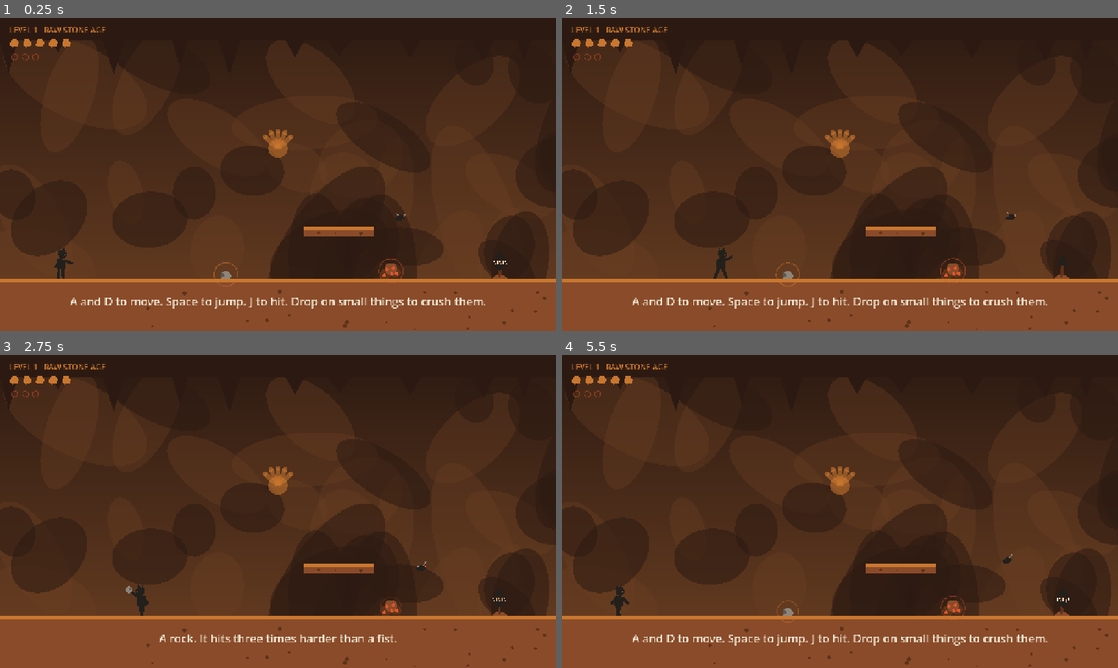
Above: before the commit, frames 1-4 (two rows, left to right).
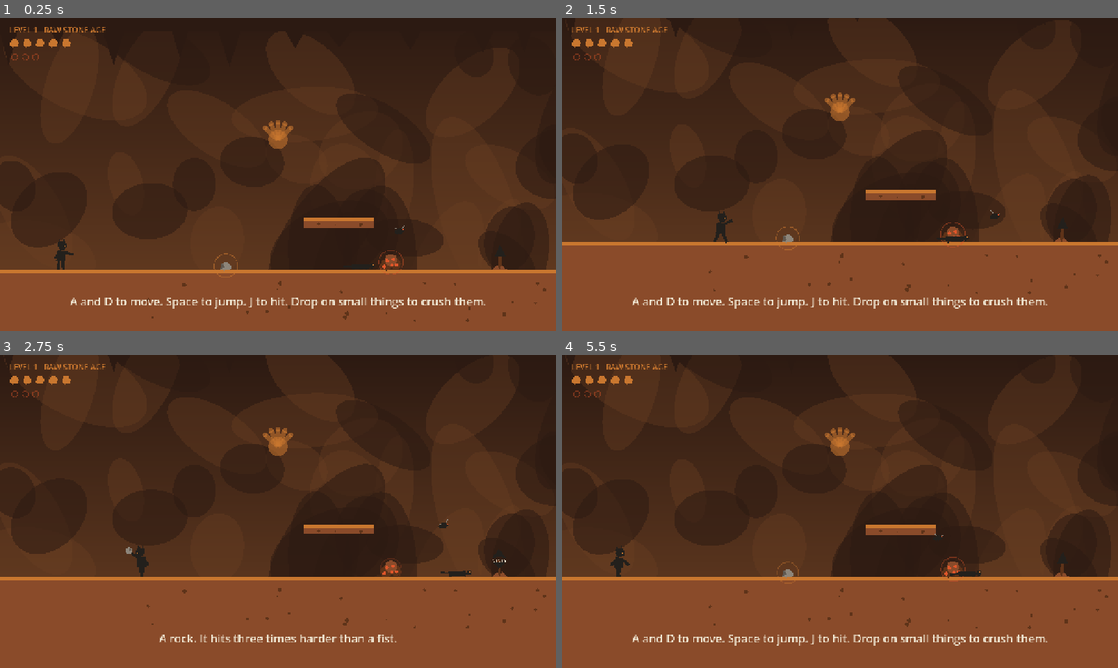
Above: after the commit, the same moments.

Repository: Jawad-Mufti/caveman-chronicles
Game: Godot game, scene res://scenes/level1.tscn
Two runs of this game, one before a commit and one after it. Both use one fixed random seed, a clock stepped at 60 frames per second and the inputs below.
Inputs (mouse positions are in pixels of both pictures, inside the frame that each line leads up to):
- Up to frame 1 (0.25 s): no input
- Up to frame 2 (1.5 s): tap Enter at 0.5 s; move the mouse to (962, 158) at 0.52 s; hold D from 0.53 s (still down); tap R at 0.6 s; click (962, 158) at 0.67 s; tap Space at 0.77 s; move the mouse to (728, 190) at 1.27 s; tap J at 1.35 s
- Up to frame 3 (2.75 s): tap Space at 1.52 s; move the mouse to (333, 442) at 2.02 s; release D at 2.03 s; hold A from 2.03 s (still down); hold K from 2.03 s (still down)
- Up to frame 4 (5.5 s): move the mouse to (812, 574) at 2.77 s; release A at 2.78 s; release K at 2.78 s; hold D 2.78-4.28 s; tap E at 2.85 s; click (812, 574) at 2.92 s; tap Space at 3.02, 3.77, 4.52 s; move the mouse to (1006, 558) at 3.52 s; hold L 3.53-4.28 s; move the mouse to (673, 464) at 4.27 s; hold A 4.28-5.03 s; tap R at 4.35 s; move the mouse to (867, 511) at 5.02 s; hold D from 5.03 s (still down); hold J from 5.03 s (still down); click (867, 511) at 5.17 s

The runs differ from the first frame. In frame 1, 8.3% of the frame differs, in the area x 0-100%, y 4-100%; in frame 2, 25%; in frame 3, 26%, in the area x 0-100%, y 0-100%; in frame 4, 26%.

Commit message:
Part 2 bamboo, Part 3 chamber and springs, fix insect chase and stomp accuracy

Diff:
--- a/scripts/critter.gd
+++ b/scripts/critter.gd
@@ -14,7 +14,7 @@
 var stompable := true
 var stomp_top := -14.0    ## y offset of this critter's top, relative to its origin
 var stomp_damage := 99    ## a clean landing kills almost anything small
-var _prev_feet := -1000000.0
+var _prev_feet := -1000000.0   ## where his feet were last frame, so fast falls still register
 
 
 func _ready() -> void:
@@ -58,13 +58,18 @@
 		_on_die()
 
 
-## True when the player is falling and his feet are still above this critter's back.
+## True when he is coming down and his feet are above this critter's back.
+## Checks last frame as well as this one: at full fall speed he covers ~10 px
+## per physics step, so a single-frame test misses the landing entirely.
 func _is_stomp() -> bool:
 	if not stompable or dying > 0.0 or player == null:
 		return false
 	if player.velocity.y <= 40.0:
 		return false
-	var line := global_position.y + stomp_top + 14.0
+	# The faster he is falling, the further past the ideal point he will be by
+	# the time this runs, so the allowance grows with fall speed.
+	var slack := 18.0 + maxf(player.velocity.y, 0.0) * 0.035
+	var line := global_position.y + stomp_top + slack
 	return player.global_position.y <= line or _prev_feet <= line
 
 
@@ -96,6 +101,7 @@
 
 	if player != null:
 		_prev_feet = player.global_position.y
+
 	queue_redraw()
 
 
--- a/scripts/enemies.gd
+++ b/scripts/enemies.gd
@@ -20,7 +20,10 @@
 		t += delta
 		var target := anchor + Vector2(sin(t * 1.3) * 90.0, sin(t * 2.7) * 30.0)
 		if player != null and absf(player.global_position.x - global_position.x) < 380.0:
-			target = player.global_position + Vector2(0, -30)
+			# Follows him SIDEWAYS only. It must never climb to match a jump —
+			# if it tracks his height he can never get above it to land on it.
+			# The bob still dips it into head height, so it stays a real threat.
+			target = Vector2(player.global_position.x, anchor.y + sin(t * 2.4) * 30.0)
 		global_position = global_position.move_toward(target, 120.0 * delta)
 
 	func _draw() -> void:
--- a/scripts/level1.gd
+++ b/scripts/level1.gd
@@ -1,28 +1,83 @@
 extends Node2D
-## Level 1: Raw stone age. A cave, a rock, some things that bite, and Tuskar.
+## Level 1: Raw stone age. Three stretches that step up in difficulty, then Tuskar.
+##   Part 1 (0-3200)     ground work: gaps, ledges, biters, falling stone
+##   Part 2 (3200-4750)  a chasm crossed on moving bamboo
+##   Part 3 (5200-7600)  a sunken chamber, then springs and high ground
+##   Finale (7700+)      the stampede, then the arena
 ## Everything is built in code so the project runs with no art assets.
 
 const GROUND_Y := 600.0
-const LEVEL_W := 5800.0
-const ARENA_L := 4520.0
-const ARENA_R := 5540.0
-
-const TRAP_ZONES := [[2900.0, 320.0], [3800.0, 320.0]]
-
-## Ledge heights are capped so every one is actually reachable.
-## Max jump height at the current player values is ~136 px above the floor.
+const CHAMBER_Y := 900.0
+const LEVEL_W := 9400.0
+const ARENA_L := 8400.0
+const ARENA_R := 9200.0
+const FALL_Y := 1020.0
+
+## floor runs: [x0, x1]. The holes between them are Part 2's chasm and Part 3's pit.
+const FLOORS := [
+	[0.0, 1350.0], [1520.0, 2650.0], [2820.0, 3200.0], [4750.0, 5200.0], [6450.0, LEVEL_W],
+]
+
+const TRAP_ZONES := [[2880.0, 300.0], [6550.0, 320.0]]
+
+## Reachability budget: one jump climbs ~136 px and carries ~205 px.
+## Nothing below asks for more than that, so the double jump stays a safety net.
 const LEDGES := [
 	[700.0, 480.0, 160.0],
 	[1900.0, 480.0, 180.0],
-	[2180.0, 400.0, 120.0],   # only reachable from the ledge before it
-	[3500.0, 480.0, 200.0],
-]
-
-const STAMPEDE_PLATFORMS := [[4020.0, 490.0, 120.0], [4200.0, 440.0, 110.0], [4380.0, 480.0, 120.0]]
-
-const FLYTRAPS := [1150.0, 2350.0, 3060.0, 3760.0]
-const BERRIES := [900.0, 2500.0, 3900.0]
-const STAMPEDE_X := 3900.0
+	[2180.0, 400.0, 120.0],
+	[3500.0, 480.0, 100.0],    # Part 2 resting stones between the bamboo
+	[4030.0, 470.0, 100.0],
+	[4560.0, 500.0, 100.0],
+	[6850.0, 400.0, 120.0],    # Part 3 high ground, reached by spring
+	[7060.0, 320.0, 110.0],
+	[7270.0, 400.0, 120.0],
+]
+
+## [x, y, width, axis_x, axis_y, span, period, phase]
+const BAMBOO := [
+	[3330.0, 520.0, 110.0, 0.0, 1.0, 60.0, 2.6, 0.00],
+	[3680.0, 500.0, 100.0, 1.0, 0.0, 80.0, 3.0, 0.25],
+	[3860.0, 540.0, 110.0, 0.0, 1.0, 70.0, 2.2, 0.50],
+	[4210.0, 510.0, 100.0, 0.0, 1.0, 60.0, 2.8, 0.15],
+	[4390.0, 480.0, 110.0, 1.0, 0.0, 70.0, 2.4, 0.60],
+]
+
+## the sunken chamber: descend on these, cross the block, climb out on the spring
+const CHAMBER_PLATFORMS := [
+	[5240.0, 700.0, 120.0],
+	[5420.0, 790.0, 110.0],
+	[5760.0, 760.0, 120.0],
+	[5980.0, 700.0, 120.0],
+]
+const CHAMBER_BLOCK := [5620.0, 780.0, 36.0, 120.0]
+
+const SPRINGS := [[6250.0, CHAMBER_Y], [6620.0, GROUND_Y]]
+
+const STAMPEDE_X := 7700.0
+const STAMPEDE_PLATFORMS := [
+	[7820.0, 490.0, 120.0], [8000.0, 440.0, 110.0], [8180.0, 480.0, 120.0],
+]
+
+## [x, y]
+const FLYTRAPS := [
+	[1150.0, GROUND_Y], [2350.0, GROUND_Y], [3050.0, GROUND_Y], [4900.0, GROUND_Y],
+	[5400.0, CHAMBER_Y], [6050.0, CHAMBER_Y], [6600.0, GROUND_Y], [7350.0, GROUND_Y],
+]
+const BERRIES := [[900.0, GROUND_Y], [5900.0, CHAMBER_Y], [7060.0, 320.0]]
+const INSECTS := [
+	[950.0, 510.0], [2050.0, 505.0], [3500.0, 470.0],
+	[5600.0, 800.0], [6700.0, 505.0], [7450.0, 480.0],
+]
+## [left, right, start_x, y]
+const LIZARDS := [
+	[400.0, 1300.0, 800.0, GROUND_Y],
+	[1650.0, 2600.0, 1800.0, GROUND_Y],
+	[2850.0, 3180.0, 2950.0, GROUND_Y],
+	[4790.0, 5180.0, 4900.0, GROUND_Y],
+	[5250.0, 6380.0, 5700.0, CHAMBER_Y],
+	[6500.0, 7600.0, 6700.0, GROUND_Y],
+]
 
 var player: CaveMan
 var cam: Camera2D
@@ -66,20 +121,39 @@
 	ceiling.trap_zones = TRAP_ZONES
 	add_child(ceiling)
 
-	# floor segments with two gaps to jump
-	for seg in [[0.0, 1350.0], [1520.0, 2650.0], [2820.0, LEVEL_W]]:
+	for seg in FLOORS:
 		add_child(World.Slab.new(Rect2(seg[0], GROUND_Y, seg[1] - seg[0], 240)))
 
-	# ledges
+	# Part 3: the floor of the sunken chamber
+	add_child(World.Slab.new(Rect2(5150, CHAMBER_Y, 1250, 220)))
+
 	for l in LEDGES:
 		add_child(World.Slab.new(Rect2(l[0], l[1], l[2], 22)))
-
 	for s in STAMPEDE_PLATFORMS:
 		add_child(World.Slab.new(Rect2(s[0], s[1], s[2], 22)))
+	for c in CHAMBER_PLATFORMS:
+		add_child(World.Slab.new(Rect2(c[0], c[1], c[2], 22)))
+	add_child(World.Slab.new(Rect2(CHAMBER_BLOCK[0], CHAMBER_BLOCK[1], CHAMBER_BLOCK[2], CHAMBER_BLOCK[3])))
 
 	# cave walls at both ends
-	add_child(World.Slab.new(Rect2(-80, -200, 80, 1000)))
-	add_child(World.Slab.new(Rect2(ARENA_R + 20, -200, 300, 1000)))
+	add_child(World.Slab.new(Rect2(-80, -200, 80, 1400)))
+	add_child(World.Slab.new(Rect2(ARENA_R + 20, -200, 300, 1400)))
+
+	# Part 2: the bamboo
+	for b in BAMBOO:
+		var pole := World.Bamboo.new()
+		pole.position = Vector2(b[0], b[1])
+		pole.size = Vector2(b[2], 18)
+		pole.axis = Vector2(b[3], b[4])
+		pole.span = b[5]
+		pole.period = b[6]
+		pole.phase = b[7]
+		add_child(pole)
+
+	for sp in SPRINGS:
+		var spring := World.Spring.new()
+		spring.position = Vector2(sp[0], sp[1])
+		add_child(spring)
 
 	var rock := World.RockPickup.new()
 	rock.position = Vector2(520, GROUND_Y)
@@ -93,9 +167,9 @@
 	far_boar.position = Vector2(1320, GROUND_Y - 150)
 	add_child(far_boar)
 
-	for bx in BERRIES:
+	for b in BERRIES:
 		var bush := World.BerryBush.new()
-		bush.position = Vector2(bx, GROUND_Y)
+		bush.position = Vector2(b[0], b[1])
 		bush.taken.connect(func() -> void:
 			hud.say("Berries. Press E to crush them into a poultice.", 4.0)
 		)
@@ -115,7 +189,7 @@
 	cam.limit_left = 0
 	cam.limit_right = int(LEVEL_W)
 	cam.limit_top = 0
-	cam.limit_bottom = 720
+	cam.limit_bottom = 1200
 	cam.position_smoothing_enabled = true
 	cam.position_smoothing_speed = 7.0
 	add_child(cam)
@@ -123,22 +197,21 @@
 
 
 func _build_critters() -> void:
-	for p in [Vector2(950, 470), Vector2(2020, 450), Vector2(3320, 470), Vector2(4300, 430)]:
+	for p in INSECTS:
 		var bug := Bestiary.Insect.new()
-		bug.position = p
+		bug.position = Vector2(p[0], p[1])
 		add_child(bug)
 
-	for l in [[1650.0, 2420.0, 1800.0], [3000.0, 3650.0, 3100.0], [3900.0, 4400.0, 4000.0]]:
+	for l in LIZARDS:
 		var liz := Bestiary.Lizard.new()
 		liz.left_x = l[0]
 		liz.right_x = l[1]
-		liz.position = Vector2(l[2], GROUND_Y)
+		liz.position = Vector2(l[2], l[3])
 		add_child(liz)
 
-	# deadly plants, rooted to the floor
-	for fx in FLYTRAPS:
+	for f in FLYTRAPS:
 		var trap := Bestiary.Flytrap.new()
-		trap.position = Vector2(fx, GROUND_Y)
+		trap.position = Vector2(f[0], f[1])
 		add_child(trap)
 
 	for z in TRAP_ZONES:
@@ -146,20 +219,17 @@
 		trig.tripped.connect(_drop_stones.bind(z[0], z[1]))
 		add_child(trig)
 
-	# Tuskar sighting line, as he passes the distant silhouette
-	var sight := World.Trigger.new(Rect2(1180, 100, 60, 520))
-	sight.tripped.connect(func() -> void:
-		hud.say("Something big is grazing out there.", 3.0)
-	)
-	add_child(sight)
-
-	# the stampede
+	_note(1180, "Something big is grazing out there.")
+	_note(3140, "The floor runs out. The bamboo is the only way over.")
+	_note(5140, "It goes down before it goes up.")
+	_note(6560, "Spring off the sapling to reach the high ground.")
+
 	var stamp := World.Trigger.new(Rect2(STAMPEDE_X, 100, 60, 520))
 	stamp.tripped.connect(_stampede)
 	add_child(stamp)
 
 	boar = Bestiary.Boar.new()
-	boar.position = Vector2(5200, GROUND_Y)
+	boar.position = Vector2(8900, GROUND_Y)
 	boar.arena_l = ARENA_L
 	boar.arena_r = ARENA_R
 	boar.defeated.connect(_on_boar_down)
@@ -168,6 +238,12 @@
 	var arena := World.Trigger.new(Rect2(ARENA_L + 120, 100, 200, 500))
 	arena.tripped.connect(_on_arena_enter)
 	add_child(arena)
+
+
+func _note(x: float, text: String) -> void:
+	var t := World.Trigger.new(Rect2(x, 100, 60, 900))
+	t.tripped.connect(func() -> void: hud.say(text, 3.0))
+	add_child(t)
 
 
 func _build_hud() -> void:
@@ -189,13 +265,13 @@
 
 ## The signature moment: a herd bolts through and the floor stops being safe.
 func _stampede() -> void:
-	hud.say("The ground is shaking. Get up high.", 3.5)
+	hud.say("The ground is shaking. Get off the floor.", 3.5)
 	for i in 9:
 		var r := Bestiary.Runner.new()
 		r.dir = -1
-		r.despawn_x = 3400.0
+		r.despawn_x = 7200.0
 		r.speed = randf_range(390.0, 470.0)
-		r.position = Vector2(5400.0 + i * randf_range(90.0, 190.0), GROUND_Y)
+		r.position = Vector2(9200.0 + i * randf_range(90.0, 190.0), GROUND_Y)
 		add_child(r)
 		await get_tree().create_timer(0.18).timeout
 
@@ -227,7 +303,7 @@
 
 	if player.is_on_floor() and not player.dead:
 		last_safe = player.global_position
-	if player.global_position.y > 960 and not player.dead:
+	if player.global_position.y > FALL_Y and not player.dead:
 		player.global_position = last_safe + Vector2(-30.0 * player.facing, -4.0)
 		player.velocity = Vector2.ZERO
 		player.hurt(1, last_safe.x + 60.0 * player.facing)
--- a/scripts/player.gd
+++ b/scripts/player.gd
@@ -18,6 +18,8 @@
 const COYOTE_TIME := 0.10     ## can still jump this long after walking off a ledge
 const JUMP_BUFFER := 0.12     ## a jump press is remembered this long before landing
 const STOMP_BOUNCE := -430.0  ## pop up after crushing something underfoot
+const MAX_JUMPS := 2
+const AIR_JUMP := -520.0      ## weaker than the ground jump: a recovery, not a free second jump
 const SWING_TIME := 0.18
 
 var hp := 5
@@ -39,6 +41,7 @@
 var _heal_prev := false
 var _coyote := 0.0
 var _buffer := 0.0
+var _jumps_left := 0
 var _hitbox: Area2D
 var _hit_shape: CollisionShape2D
 
@@ -99,8 +102,12 @@
 	# coyote time: full on the ground, draining in the air
 	if is_on_floor():
 		_coyote = COYOTE_TIME
+		_jumps_left = MAX_JUMPS
 	else:
 		_coyote = maxf(_coyote - delta, 0.0)
+		# walking off a ledge without jumping spends the ground jump
+		if _coyote <= 0.0 and _jumps_left == MAX_JUMPS:
+			_jumps_left = MAX_JUMPS - 1
 
 	var jump_now: bool = Input.is_physical_key_pressed(KEY_SPACE) \
 		or Input.is_physical_key_pressed(KEY_W) \
@@ -113,10 +120,16 @@
 	else:
 		_buffer = maxf(_buffer - delta, 0.0)
 
-	if _buffer > 0.0 and _coyote > 0.0:
-		velocity.y = JUMP
-		_buffer = 0.0
-		_coyote = 0.0
+	if _buffer > 0.0:
+		if _coyote > 0.0 and _jumps_left == MAX_JUMPS:
+			velocity.y = JUMP
+			_jumps_left -= 1
+			_buffer = 0.0
+			_coyote = 0.0
+		elif _jumps_left > 0:
+			velocity.y = AIR_JUMP
+			_jumps_left -= 1
+			_buffer = 0.0
 
 	# variable height: releasing early cuts the jump short
 	if not jump_now and _jump_prev and velocity.y < 0.0:
@@ -163,6 +176,16 @@
 	velocity.y = STOMP_BOUNCE
 	_coyote = 0.0
 	_buffer = 0.0
+	_jumps_left = maxi(_jumps_left, 1)   # a crush refunds an air jump, so stomps chain
+	invuln = maxf(invuln, 0.12)          # brief grace so a neighbour cannot punish a clean stomp
+
+
+## Fired by a spring. Resets the air jumps so he can steer out of the launch.
+func launch(vy: float) -> void:
+	velocity.y = vy
+	_coyote = 0.0
+	_buffer = 0.0
+	_jumps_left = MAX_JUMPS
 
 
 func hurt(amount: int, from_x: float) -> void:
@@ -195,6 +218,7 @@
 
 
 ## Gather -> craft -> ability: berries become a poultice that heals.
+## Always reports back, so pressing E never looks like nothing happened.
 func use_poultice() -> bool:
 	if dead:
 		return false
--- a/scripts/world.gd
+++ b/scripts/world.gd
@@ -245,3 +245,80 @@
 		draw_polygon(PackedVector2Array([
 			Vector2(-22, -62), Vector2(-12, -76), Vector2(0, -62), Vector2(12, -74), Vector2(24, -62)
 		]), PackedColorArray([c]))
+
+
+class Bamboo extends AnimatableBody2D:
+	## A cut bamboo pole that slides or bobs on a loop. AnimatableBody2D with
+	## sync_to_physics is what lets it carry the caveman while it moves.
+	var size := Vector2(110, 18)
+	var axis := Vector2(0, 1)     ## direction of travel: (0,1) bobs, (1,0) slides
+	var span := 60.0              ## how far from home, each way
+	var period := 2.6
+	var phase := 0.0
+	var _home := Vector2.ZERO
+	var _t := 0.0
+
+	func _ready() -> void:
+		collision_layer = 1
+		collision_mask = 0
+		sync_to_physics = true
+		_home = position
+		var cs := CollisionShape2D.new()
+		var s := RectangleShape2D.new()
+		s.size = size
+		cs.shape = s
+		add_child(cs)
+
+	func _physics_process(delta: float) -> void:
+		_t += delta
+		position = _home + axis * span * sin((_t / period + phase) * TAU)
+		queue_redraw()
+
+	func _draw() -> void:
+		var half := size * 0.5
+		draw_rect(Rect2(-half, size), Pal.OCHRE_DARK)
+		draw_rect(Rect2(-half, Vector2(size.x, 5)), Pal.OCHRE)
+		var n := int(size.x / 26.0)
+		for i in range(1, n):
+			var x := -half.x + i * 26.0
+			draw_line(Vector2(x, -half.y), Vector2(x, half.y), Pal.OCHRE_DEEP, 3.0)
+
+
+class Spring extends Area2D:
+	## A springy sapling. Land on it and it throws him far higher than a jump.
+	signal sprung
+	var launch := -1050.0
+	var squash := 0.0
+
+	func _ready() -> void:
+		collision_layer = 0
+		collision_mask = 2
+		monitoring = true
+		var cs := CollisionShape2D.new()
+		var s := RectangleShape2D.new()
+		s.size = Vector2(58, 28)
+		cs.shape = s
+		cs.position = Vector2(0, -14)
+		add_child(cs)
+
+	func _physics_process(delta: float) -> void:
+		squash = maxf(squash - delta * 3.0, 0.0)
+		var p := get_tree().get_first_node_in_group("player")
+		if p != null:
+			var man := p as CaveMan
+			# only fires when he is coming down onto it, never on the way up
+			if not man.dead and man.velocity.y > -50.0 and overlaps_body(man):
+				man.launch(launch)
+				squash = 1.0
+				sprung.emit()
+		queue_redraw()
+
+	func _draw() -> void:
+		var c := 1.0 - squash * 0.65
+		draw_rect(Rect2(-32, -7, 64, 7), Pal.STONE_DARK)
+		for i in 3:
+			var y := -9.0 - i * 8.0 * c
+			draw_line(Vector2(-24, y), Vector2(24, y - 5), Pal.STONE, 4.0)
+		draw_rect(Rect2(-30, -12.0 - 24.0 * c, 60, 9), Pal.EMBER)
+		if squash > 0.0:
+			draw_arc(Vector2(0, -20), 30.0 + (1.0 - squash) * 26.0, 0.0, TAU, 20, Color(Pal.EMBER, squash * 0.5), 3.0)
